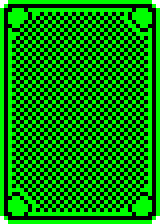
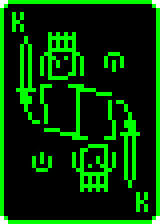
Comparing the layer stacks of the two (160, 224) images. Changes:
hid "back" over [8,8,152,216]
showed "KC", painted on it over [12,12,148,212]
